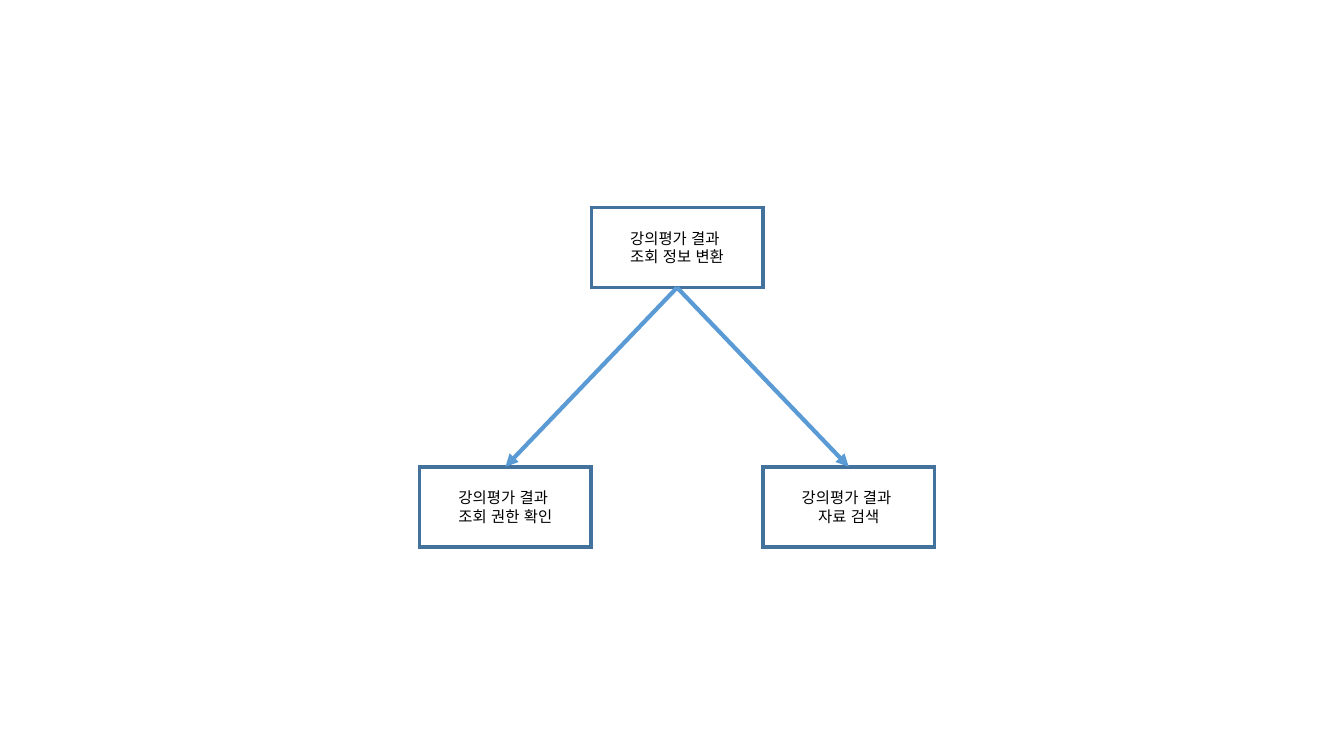
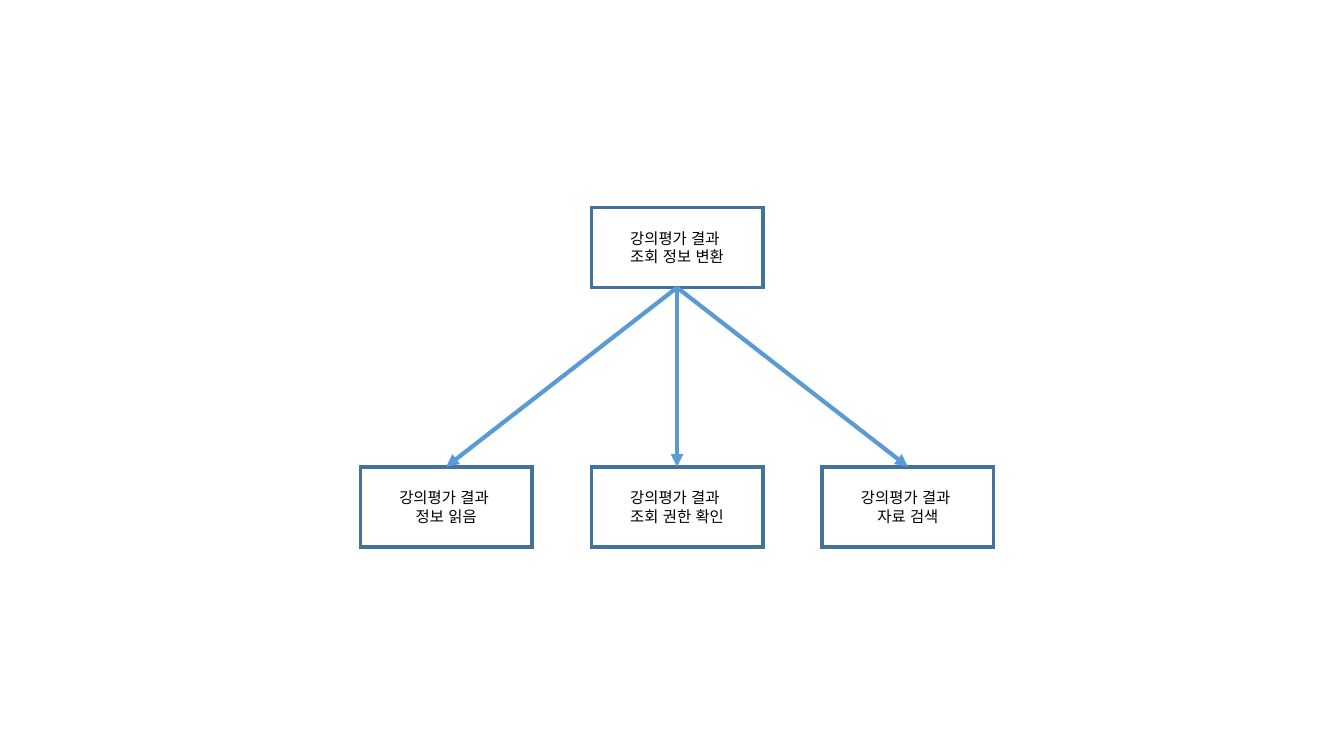
Before and after one commit to se04/se04, a slide deck: slide 4 of SDD 관련 자료/작업 결과물/처리 모형도/이전파일/강의평과 결과 조회.pptx (slide 5 before the commit). Drawn at 1344x756 pixels with LibreOffice and Linux fonts; fonts in the diff are those of the drawing. Boxes give left, top, right and bottom in pixels: in the first picture for what was removed or moved away, otherwise in the second. Text is boxed around its words. In the diff, an @@ line names an element or a change of style, - is before the commit and + after.

```diff
--- a/SDD 관련 자료/작업 결과물/처리 모형도/이전파일/강의평과 결과 조회.pptx
+++ b/SDD 관련 자료/작업 결과물/처리 모형도/이전파일/강의평과 결과 조회.pptx
@@ arrow added from (678, 287) to (447, 467), #5B9BD5 3 pt @@
@@ arrow moved from (678, 287) - (849, 467) to (678, 287) - (908, 467) @@
@@ arrow moved from (678, 287) - (505, 467) to (678, 287) - (678, 467) @@
@@ rectangle added at (361,467,532,546), outline #43739E 2.5 pt, 11 pt, text #000000 @@
+강의평가 결과
+정보 읽음
@@ rectangle "강의평가 결과": place and size @@
-rectangle "강의평가 결과" at (419,467,591,546)
+rectangle "강의평가 결과" at (592,467,763,546)
@@ rectangle "강의평가 결과": place and size @@
-rectangle "강의평가 결과" at (763,467,935,546)
+rectangle "강의평가 결과" at (823,467,994,546)
```
Also in this commit, not shown: 2 other slides changed, 1 slide removed.
